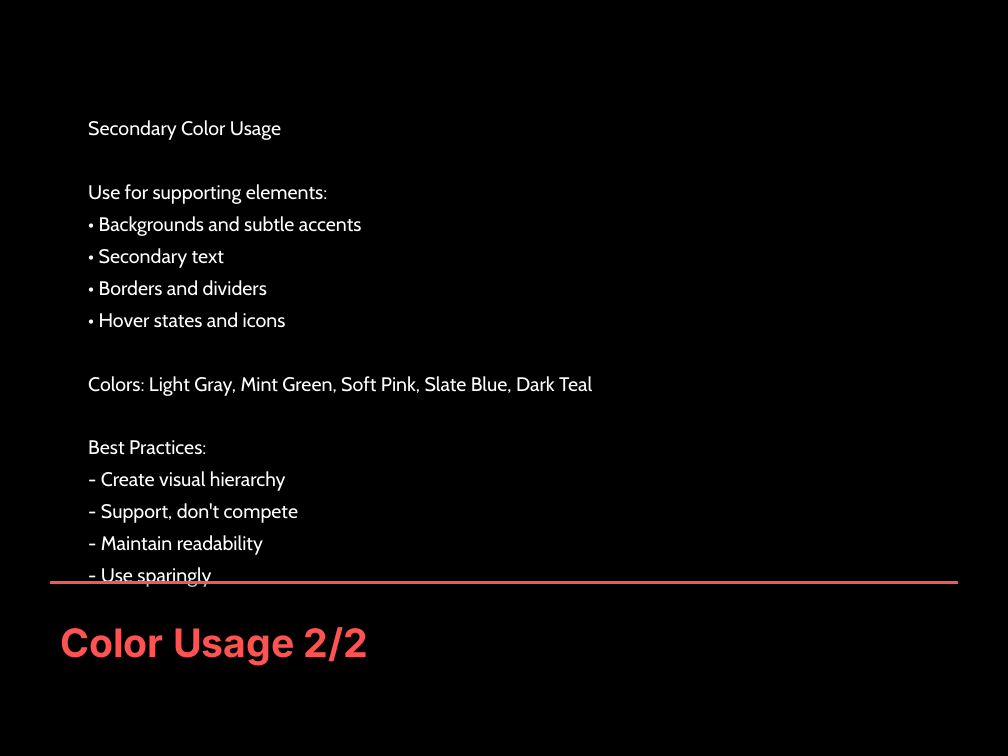
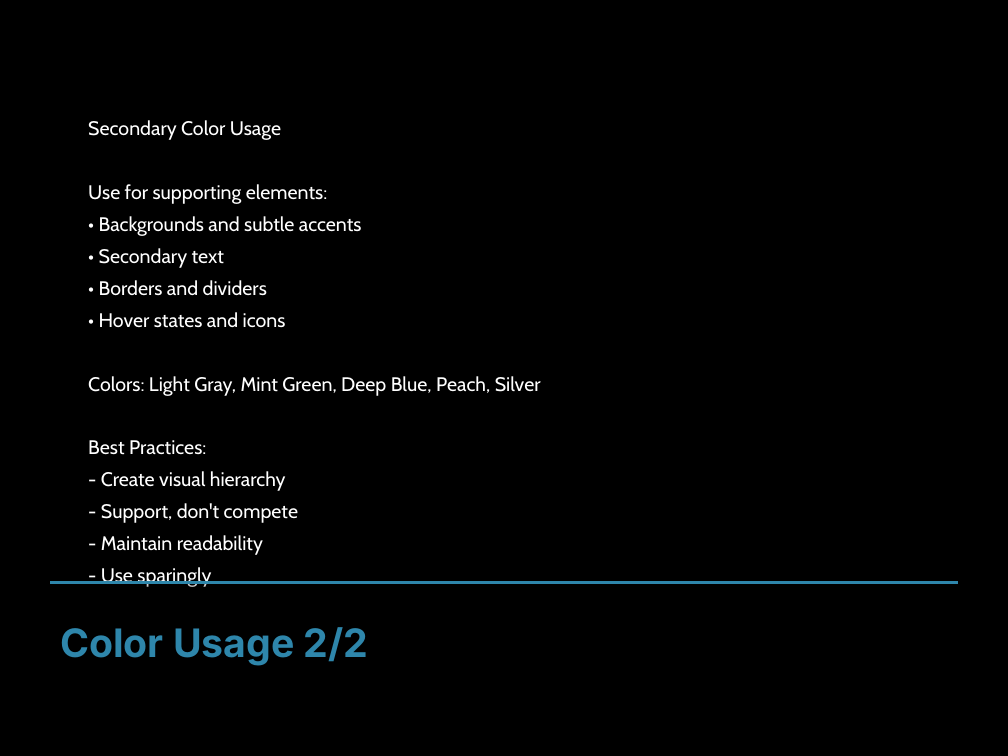
Before and after one commit to md-anas-sabah/brand_book_generator_crewai, a slide deck: slide 14 of output/techforward_live/techforward_live_enhanced_brand_book.pptx. Drawn at 1008x756 pixels with LibreOffice and Linux fonts; fonts in the diff are those of the drawing. Boxes give left, top, right and bottom in pixels: in the first picture for what was removed or moved away, otherwise in the second. Text is boxed around its words. In the diff, an @@ line names an element or a change of style, - is before the commit and + after.

```diff
--- a/output/techforward_live/techforward_live_enhanced_brand_book.pptx
+++ b/output/techforward_live/techforward_live_enhanced_brand_book.pptx
@@ text at bbox=[88, 376, 541, 396]: text changed @@
-Colors: Light Gray, Mint Green, Soft Pink, Slate Blue, Dark Teal
+Colors: Light Gray, Mint Green, Deep Blue, Peach, Silver
@@ line (50, 583) - (958, 583): stroke #FF5252 2 pt to #2E86AB 2 pt @@
@@ text "Color Usage 2/2" at bbox=[60, 627, 369, 665]: text colour #FF5252 to #2E86AB @@
```
Also in this commit, not shown: 7 other slides changed, 1 slide added, 1 slide removed, 1 other file.
